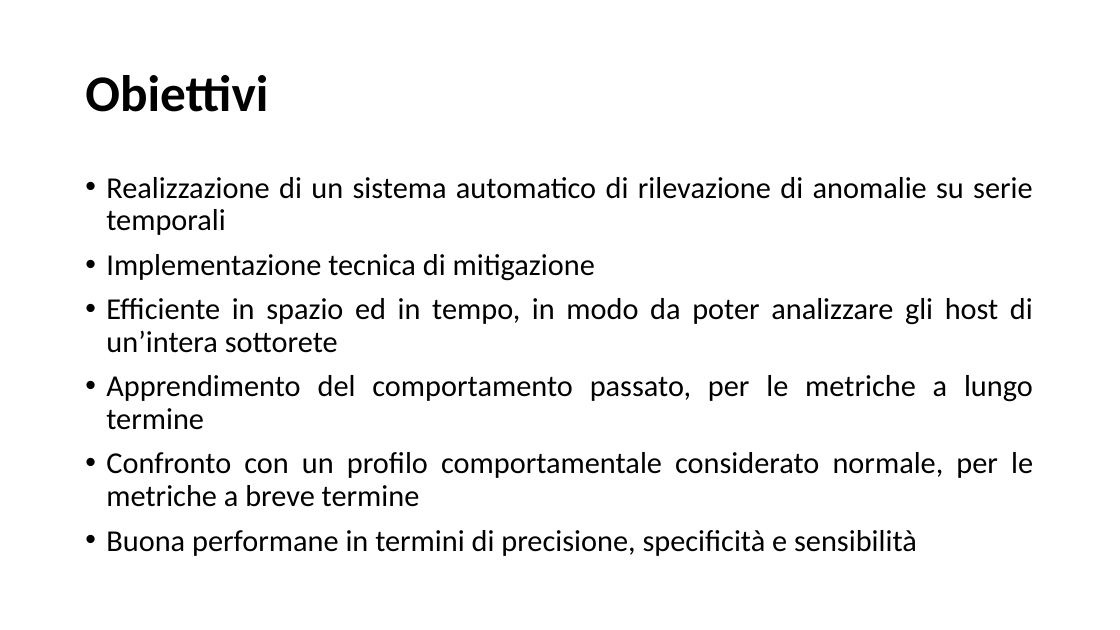
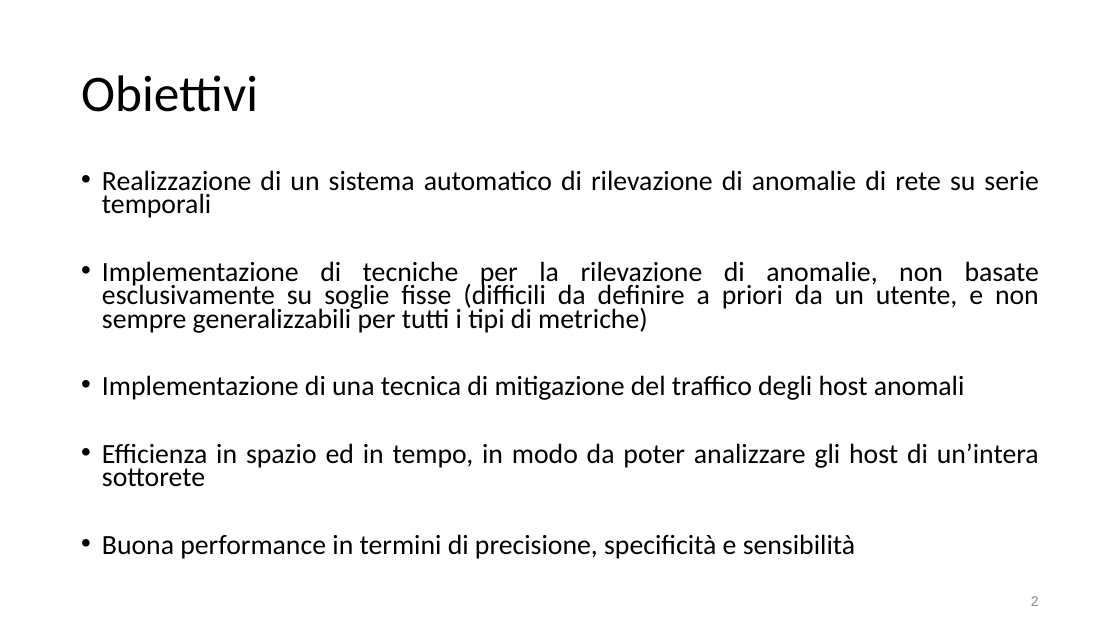
Before and after one commit to SalvatoreCostantino/Network-Time-Series-Analyzer, a slide deck: slide 2 of Tesi/slide tesi.pptx (slide 4 before the commit). Drawn at 1120x630 pixels with LibreOffice and Linux fonts; fonts in the diff are those of the drawing. Boxes give left, top, right and bottom in pixels: in the first picture for what was removed or moved away, otherwise in the second. Text is boxed around its words. In the diff, an @@ line names an element or a change of style, - is before the commit and + after.

```diff
--- a/Tesi/slide tesi.pptx
+++ b/Tesi/slide tesi.pptx
@@ title "Obiettivi" at (81,75,258,112): bold off @@
@@ text at (102,170,1040,559): text changed; size 26 to 23.8 pt @@
-• Realizzazione di un sistema automatico di rilevazione di anomalie su serie temporali
-• Implementazione tecnica di mitigazione
-• Efficiente in spazio ed in tempo, in modo da poter analizzare gli host di un’intera sottorete
-• Apprendimento del comportamento passato, per le metriche a lungo termine
-• Confronto con un profilo comportamentale considerato normale, per le metriche a breve termine
-• Buona performane in termini di precisione, specificità e sensibilità
+• Realizzazione di un sistema automatico di rilevazione di anomalie di rete su serie temporali
+• Implementazione di tecniche per la rilevazione di anomalie, non basate esclusivamente su soglie fisse (difficili da definire a priori da un utente, e non sempre generalizzabili per tutti i tipi di metriche)
+• Implementazione di una tecnica di mitigazione del traffico degli host anomali
+• Efficienza in spazio ed in tempo, in modo da poter analizzare gli host di un’intera sottorete
+• Buona performance in termini di precisione, specificità e sensibilità
@@ page number added at (1031,596,1039,606), 12 pt, text #888888 @@
+2
```
Also in this commit, not shown: 18 other slides changed, 6 slides added, 19 slides removed, 9 other files.
